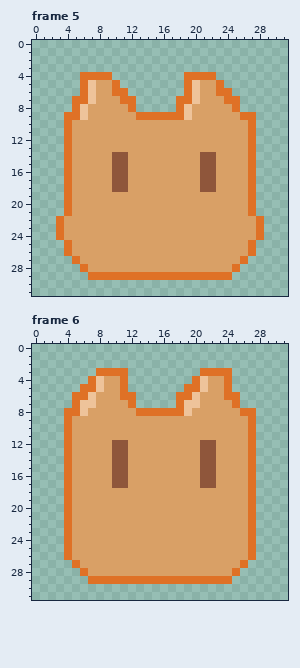
One commit to this pixel-art file: pico_park/art_lab/Sprite-0001.ase. The picture above was drawn from the file before the commit.
32x32 pixels, 6 frames. Shown: frame 5, frame 6. The commit also changed other frames, which this record leaves out.
Once edited:
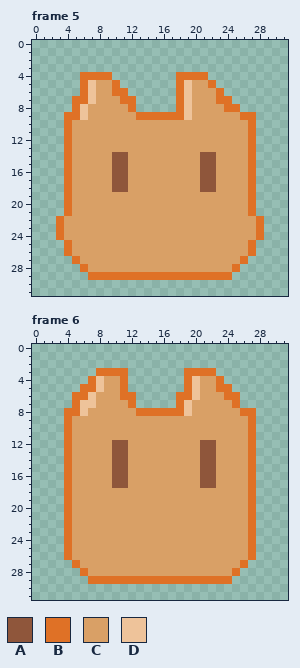
Palette (. is transparent): A #8f563b  B #df7126  C #d9a066  D #eec39a
Change:
Frame 5, layer "Ears":
Colour B is added in rows 4 to 6 at x 18.
Colour B replaces colour C in row 5 at x 22; in row 7 at x 23; in row 8 at x 24.
Colour C replaces colour D in rows 5 to 7 at x 20.
Colour D replaces colour B in rows 5 to 7 at x 19.
Colour B is gone in row 4 at x 22; in row 5 at x 23; in row 6 at x 24; in row 7 at x 25.
Frame 6, layer "Ears":
Colour B is added in row 3 at x 19 to 20; in row 4 at x 19.
Colour B replaces colour C in rows 4 to 5 at x 23.
Colour C replaces colour D in rows 4 to 5 at x 21; in row 7 at x 20.
Colour D replaces colour B in rows 4 to 5 at x 20.
Colour B is gone in row 3 at x 23 to 24; in row 4 at x 24.
Boxes around the changes in both pictures, in picture pixels (x1, y1, x2, y2):
changed: (176, 72, 240, 112)
changed: (184, 368, 232, 408)
